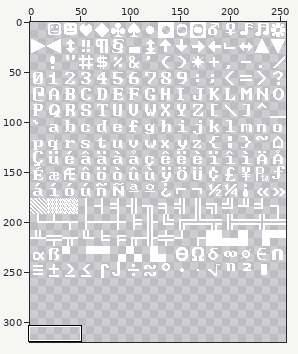
A sprite sheet gets an edit: assets/master16x16_ro.png. The picture above shows the old version from afar; the outline marks the close-up.
Close-up. As it was:
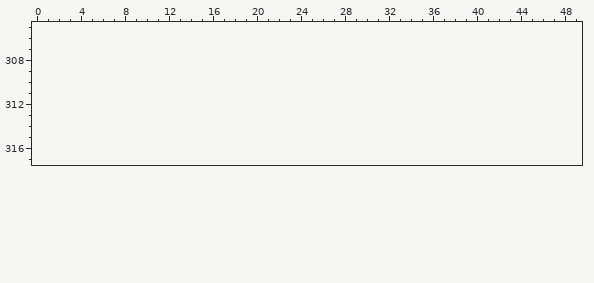
The file is 256x256 pixels. Colours within 5 levels of each other are drawn and written as one. Shown: x 0..49, y 305..317. The old version is drawn lined up with the new one, on the new canvas. The commit also changed other parts of the picture, which this record leaves out.
And afterwards:
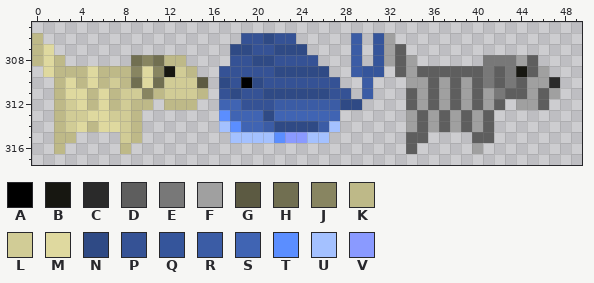
Palette (. is transparent): A #000000  B #171711  C #2a2a2a  D #5e5e5e  E #787878  F #a0a0a0  G #5c5a42  H #716f51  J #888561  K #beb988  L #d1cc96  M #dfd99f  N #2f4a85  P #355295  Q #35559b  R #3b5ca5  S #4064b3  T #5b8eff  U #a4c1ff  V #8a9aff
The edit:
canvas 256x256 -> 256x320
y 306: x 0 . -> K; x 19..23 ..... -> PPNPP; x 29 . -> R; x 31..32 .. -> QF
y 307: x 0..1 .. -> KM; x 18..24 ....... -> NNPPNNN; x 29 . -> R; x 31..33 ... -> QFD
y 308: x 0..2 ... -> KMK; x 9..13 ..... -> HJHKK; x 18..25 ........ -> PPNNPPPP; x 29 . -> R; x 31..34 .... -> QFDF; x 41..45 ..... -> EEEFD
y 309: x 1..14 .............. -> MKKKMKKKJMJBLK; x 17..26 .......... -> PPPPPNNNNN; x 29..31 ... -> RQQ; x 33..46 .............. -> DFDDDDDDEDEBDF
y 310: x 2..15 .............. -> KMKMKLKHMHLLLG; x 17..27 ........... -> NPANPPPPPPP; x 30 . -> R; x 34..47 .............. -> FFDFDFDEDEDFFC
y 311: x 2..15 .............. -> KMMKMKLLJKLLLK; x 17..28 ............ -> PNPPNNNNNNPP; x 30 . -> R; x 34..47 .............. -> DFDFDFDFEDDFDF
y 312: x 2..10 ......... -> KLMKMKLKK; x 12..14 ... -> KKK; x 17..29 ............. -> SSPPPRRRRRRNN; x 34..42 ......... -> DFDFDFDFD; x 44..46 ... -> FFD
y 313: x 2..9 ........ -> KLLMMLLK; x 17..27 ........... -> TSSSNSSSSSS; x 34..41 ........ -> FDFDFDFD
y 314: x 2..9 ........ -> KLMKMMLK; x 17..27 ........... -> UTSSRNNNNRU; x 34..41 ........ -> FDFDFDFD
y 315: x 2..3 .. -> KK; x 8..9 .. -> LK; x 18..26 ......... -> UUUUTVVUU; x 34..35 .. -> DD; x 40..41 .. -> DD
y 316: x 2 . -> K; x 8 . -> K; x 34 . -> D; x 40 . -> F
